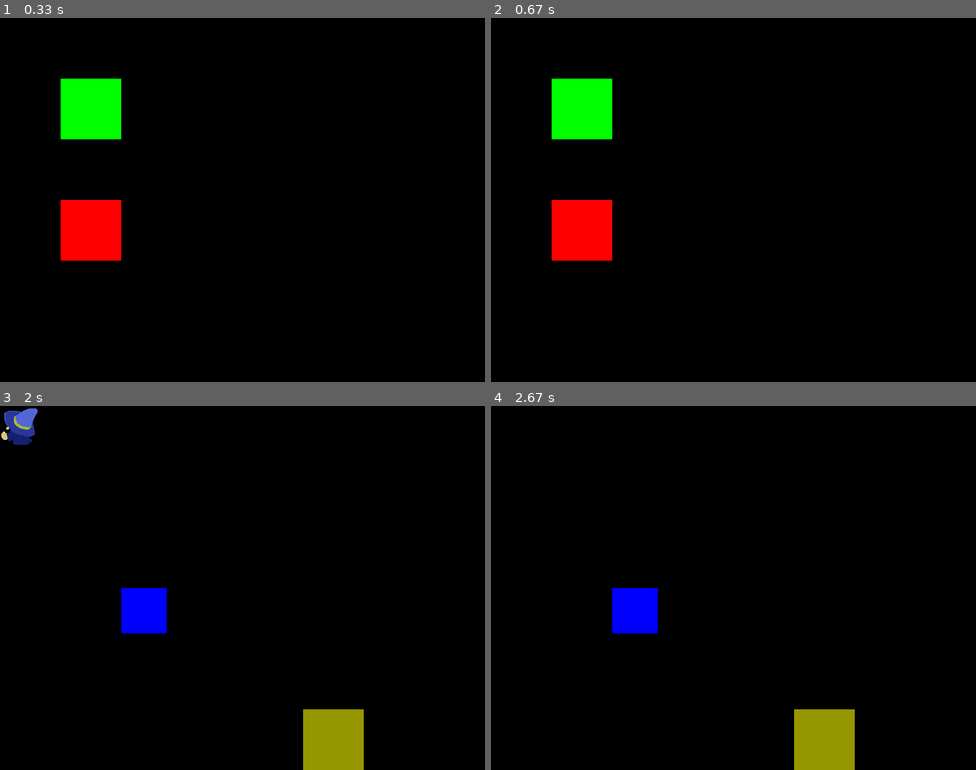
Above: before the commit, frames 1-4 (two rows, left to right).
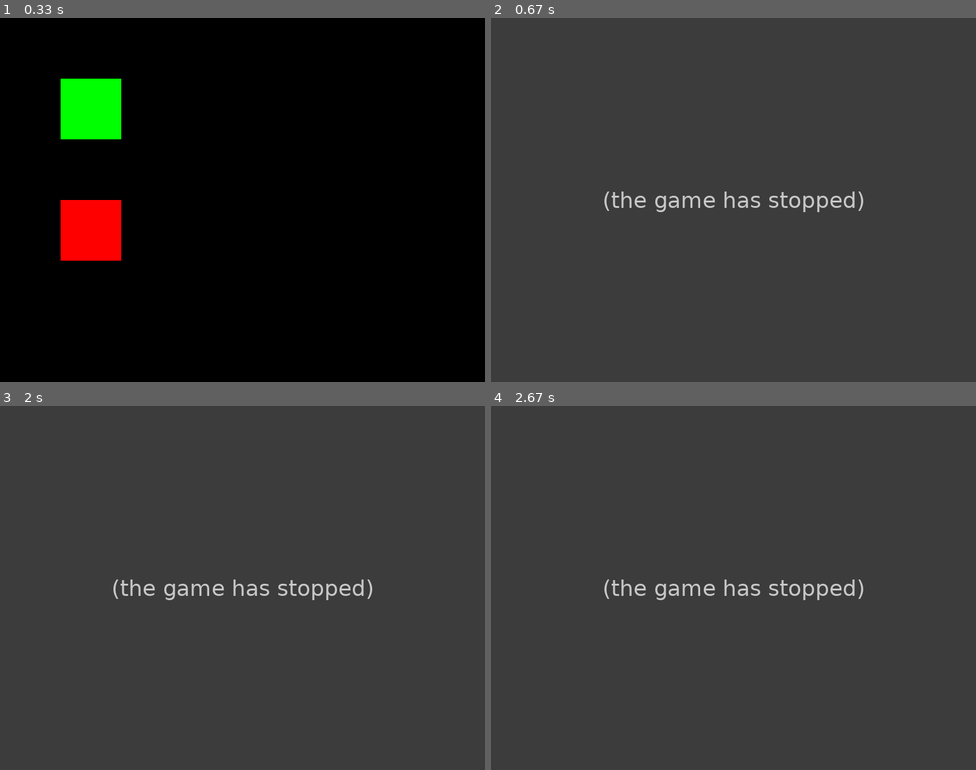
Above: after the commit, the same moments.

Repository: ENorell/zapocalypse
Game: pygame game, started from main_pygame.py
Same seed, same stepped clock (60 frames per second), same inputs: the game is played once before the commit and once after it.
Inputs (mouse positions are in pixels of both pictures, inside the frame that each line leads up to):
- Up to frame 1 (0.33 s): no input
- Up to frame 2 (0.67 s): click (583, 229) at 0.38 s
- Up to frame 3 (2 s): click (92, 497) at 1.78 s
- Up to frame 4 (2.67 s): hold Left 2.07-2.53 s

Frame 1 is identical in both runs. In frame 2, 100% of the frame differs, in the area x 0-100%, y 0-100%; in frame 3, 100%; in frame 4, 100%.
After the commit the program exited at 0.4 s; later frames show no game.

Commit message:
Moved stop game logic into the view, removed dead code from state machine

Diff:
--- a/interface/state_machine.py
+++ b/interface/state_machine.py
@@ -6,7 +6,6 @@
     def __init__(self, scenes: dict[SceneChoice, Scene], start_scene: SceneChoice) -> None:
         self.scenes: dict[SceneChoice, Scene] = scenes
         self.scene: Scene = self.scenes[start_scene]
-        self.is_running = True
 
     def switch_scene(self, next_state: SceneChoice) -> None:
         self.scene.cleanup()
@@ -16,7 +15,5 @@
     def update(self, user_input: UserInput) -> None:
         try:
             self.scene.update(user_input)
-        except StopGame:
-            self.is_running = False
         except SceneSwitch as scene_switch:
             self.switch_scene(scene_switch.scene)
--- a/view/pygame_view.py
+++ b/view/pygame_view.py
@@ -5,6 +5,7 @@
 
 import pygame
 
+from interactors.interactors import StopGame
 from interface.pixel.presenter import RenderModel, PixelVector, ImageAsset, BoxAsset, PixelPresenter
 from interface.pixel.controller import DeviceEvent, PixelController
 
@@ -64,7 +65,10 @@
             up_key=pygame.key.get_pressed()[pygame.K_UP],
             down_key=pygame.key.get_pressed()[pygame.K_DOWN],
         )
-        self._controller.update(event)
+        try:
+            self._controller.update(event)
+        except StopGame:
+            self._is_running = False
 
     def _get_hovered_ids(self) -> list[int]:
         result = []
